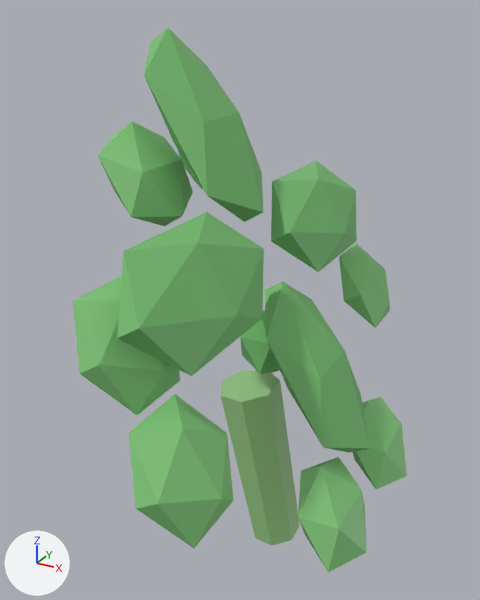
Two versions of the glTF model public/studio/v2.15.0/d_clover/model.glb, one commit apart.
Rendered twice from a 50 mm lens placed at (1.45, -2.92, 3.03), pointed at (-0.14, -0.04, 1.59). The lights are fixed; the arrows at lower left show +X, +Y and +Z. The picture after the commit comes second. Where no turn or scale is listed for an object, it has been applied to the vertices.

Names of what the first picture shows: 'part0', 'part1', 'part10', 'part11', 'part12', 'part13', 'part2', 'part4', 'part5', 'part6', 'part7', 'part8', 'part9'.
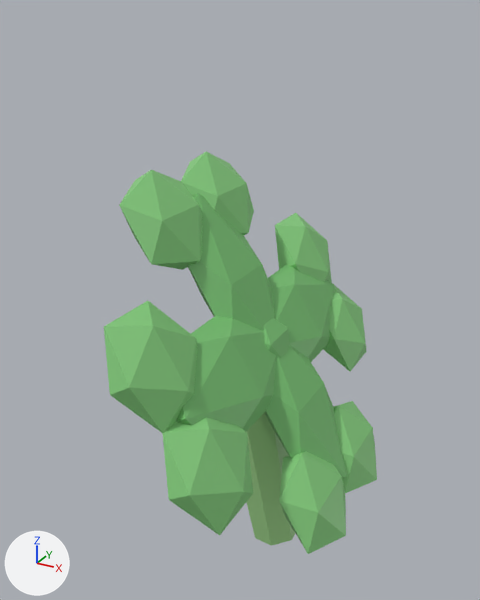
The change, as a list of edits to the scene's bpy script:
```text
Change me_geometry_0:
    remove me_geometry_0.from_pydata(...)  # 12 vertices, 20 faces; spans x 0.399..0.777, y 0.071..0.598, z 0.44..0.939
    add me_geometry_0.from_pydata(...)  # 12 vertices, 20 faces; spans x 0.246..0.623, y -0.004..0.524, z 0.405..0.904
    me_geometry_0 part 1: the whole mesh is moved by (-0.153, -0.074, -0.035)
Change me_geometry_1:
    remove me_geometry_1.from_pydata(...)  # 12 vertices, 20 faces; spans x 0.389..0.766, y -0.617..-0.089, z 0.437..0.937
    add me_geometry_1.from_pydata(...)  # 12 vertices, 20 faces; spans x 0.246..0.623, y -0.524..0.004, z 0.405..0.904
    me_geometry_1 part 2: the whole mesh is moved by (-0.143, 0.093, -0.032)
Change me_geometry_2:
    remove me_geometry_2.from_pydata(...)  # 12 vertices, 20 faces; spans x -0.002..0.637, y -0.3..0.261, z 0.815..1.733
    add me_geometry_2.from_pydata(...)  # 12 vertices, 20 faces; spans x -0.118..0.521, y -0.281..0.281, z 0.569..1.487
    me_geometry_2 part 3: the whole mesh is moved by (-0.116, 0.02, -0.246)
Change me_geometry_3:
    remove me_geometry_3.from_pydata(...)  # 12 vertices, 20 faces; spans x -0.33..0.015, y 0.7..1.211, z 1.524..1.971
    add me_geometry_3.from_pydata(...)  # 12 vertices, 20 faces; spans x -0.311..0.035, y 0.565..1.075, z 1.347..1.794
    me_geometry_3 part 4: the whole mesh is moved by (0.02, -0.135, -0.177)
Change me_geometry_4:
    remove me_geometry_4.from_pydata(...)  # 12 vertices, 20 faces; spans x 0.022..0.368, y 0.84..1.351, z 1.11..1.557
    add me_geometry_4.from_pydata(...)  # 12 vertices, 20 faces; spans x -0.035..0.311, y 0.565..1.075, z 0.906..1.353
    me_geometry_4 part 5: the whole mesh is moved by (-0.057, -0.276, -0.204)
Change me_geometry_5:
    remove me_geometry_5.from_pydata(...)  # 12 vertices, 20 faces; spans x -0.161..0.196, y 0.122..1.126, z 1.683..2.159
    add me_geometry_5.from_pydata(...)  # 12 vertices, 20 faces; spans x -0.179..0.179, y -0.122..0.882, z 1.112..1.588
    me_geometry_5 part 6: the whole mesh is moved by (-0.017, -0.244, -0.571)
Change me_geometry_6:
    remove me_geometry_6.from_pydata(...)  # 12 vertices, 20 faces; spans x -0.688..-0.31, y -0.571..-0.043, z 2.031..2.53
    add me_geometry_6.from_pydata(...)  # 12 vertices, 20 faces; spans x -0.623..-0.246, y -0.524..0.004, z 1.796..2.295
    me_geometry_6 part 7: the whole mesh is moved by (0.065, 0.047, -0.235)
Change me_geometry_7:
    remove me_geometry_7.from_pydata(...)  # 12 vertices, 20 faces; spans x -0.688..-0.311, y 0.032..0.559, z 2.033..2.532
    add me_geometry_7.from_pydata(...)  # 12 vertices, 20 faces; spans x -0.623..-0.246, y -0.004..0.524, z 1.796..2.295
    me_geometry_7 part 8: the whole mesh is moved by (0.065, -0.035, -0.237)
Change me_geometry_8:
    remove me_geometry_8.from_pydata(...)  # 12 vertices, 20 faces; spans x -0.649..-0.01, y -0.308..0.253, z 2.022..2.94
    add me_geometry_8.from_pydata(...)  # 12 vertices, 20 faces; spans x -0.521..0.118, y -0.281..0.281, z 1.213..2.131
    me_geometry_8 part 9: the whole mesh is moved by (0.128, 0.027, -0.809)
Change me_geometry_9:
    remove me_geometry_9.from_pydata(...)  # 12 vertices, 20 faces; spans x 0.019..0.364, y -1.36..-0.85, z 1.098..1.545
    add me_geometry_9.from_pydata(...)  # 12 vertices, 20 faces; spans x -0.035..0.311, y -1.075..-0.565, z 0.906..1.353
    me_geometry_9 part 10: the whole mesh is moved by (-0.054, 0.285, -0.192)
Change me_geometry_10:
    remove me_geometry_10.from_pydata(...)  # 12 vertices, 20 faces; spans x -0.33..0.016, y -1.219..-0.708, z 1.517..1.965
    add me_geometry_10.from_pydata(...)  # 12 vertices, 20 faces; spans x -0.311..0.035, y -1.075..-0.565, z 1.347..1.794
    me_geometry_10 part 11: the whole mesh is moved by (0.019, 0.143, -0.17)
Change me_geometry_11:
    remove me_geometry_11.from_pydata(...)  # 12 vertices, 20 faces; spans x -0.161..0.196, y -1.181..-0.177, z 1.684..2.16
    add me_geometry_11.from_pydata(...)  # 12 vertices, 20 faces; spans x -0.179..0.179, y -0.882..0.122, z 1.112..1.588
    me_geometry_11 part 12: the whole mesh is moved by (-0.017, 0.299, -0.572)
```

Location of each change, [x1, y1, x2, y2] in pixels of the pictures (480 x 600 px):
'part11', moved
    before: [117, 212, 264, 376]
    after: [176, 316, 276, 432]
'part8', moved
    before: [144, 28, 263, 222]
    after: [188, 193, 276, 331]
'part9', moved
    before: [129, 394, 234, 548]
    after: [163, 417, 253, 535]
'part2', moved
    before: [264, 282, 369, 453]
    after: [265, 345, 347, 478]
'part10', moved
    before: [73, 276, 180, 415]
    after: [104, 301, 197, 433]
'part5', moved
    before: [271, 161, 357, 272]
    after: [268, 264, 334, 362]
'part6', moved
    before: [98, 121, 193, 226]
    after: [119, 170, 202, 270]
'part1', moved
    before: [298, 457, 367, 572]
    after: [279, 451, 346, 554]
'part0', moved
    before: [353, 397, 407, 489]
    after: [333, 401, 377, 493]
'part4', moved
    before: [339, 243, 390, 328]
    after: [323, 285, 366, 371]
'part7', moved (mostly hidden before)
    before: [177, 148, 203, 189]
    after: [181, 151, 254, 235]
'part3', moved (not visible before)
    after: [275, 213, 332, 283]
